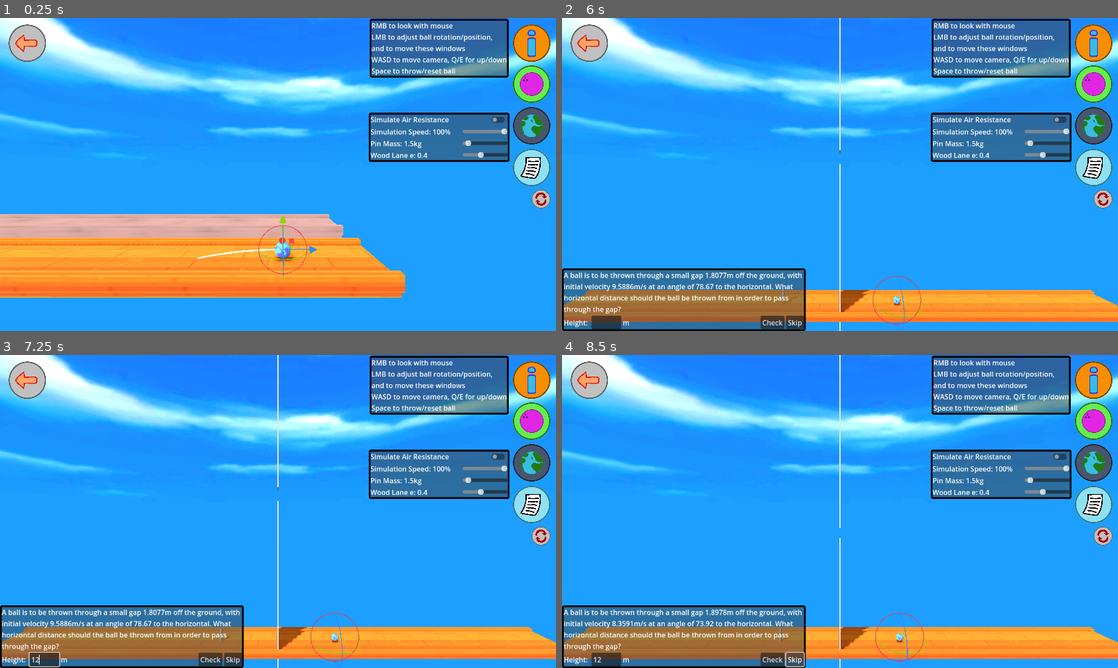
Above: before the commit, frames 1-4 (two rows, left to right).
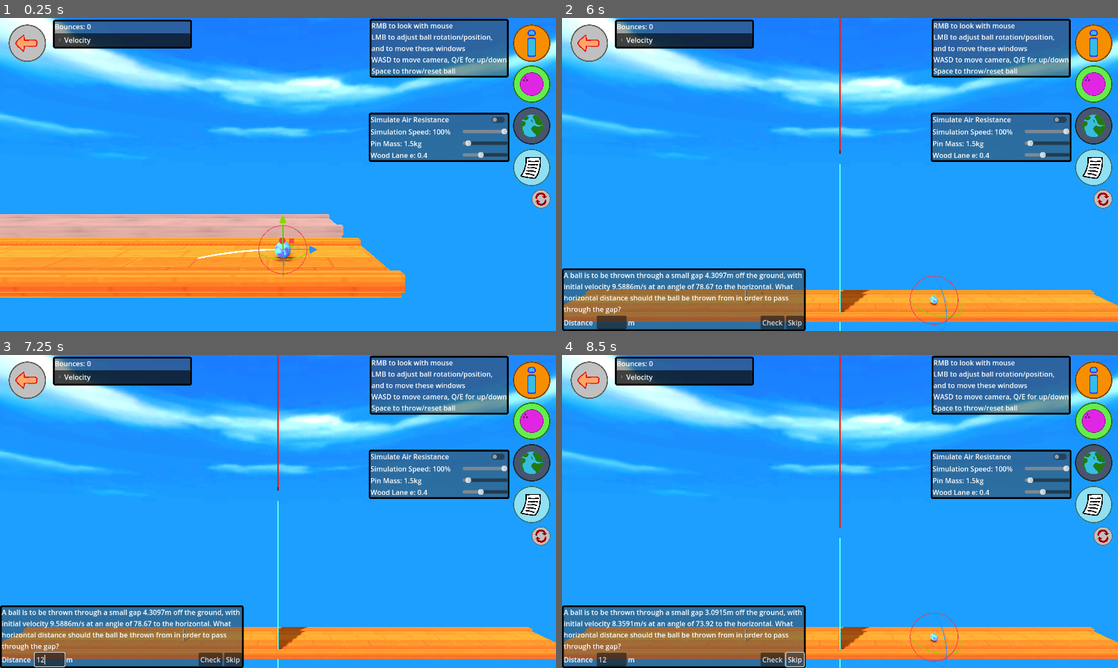
Above: after the commit, the same moments.

Repository: ErythiaSea/CMP400-PhET
Game: Godot game, scene res://Scenes/bowlingEnv.tscn
Same seed, same stepped clock (60 frames per second), same inputs: the game is played once before the commit and once after it.
Inputs (mouse positions are in pixels of both pictures, inside the frame that each line leads up to):
- Up to frame 1 (0.25 s): no input
- Up to frame 2 (6 s): click (1062, 118) at 0.5 s; click (1095, 43) at 1.25 s; click (1095, 83) at 2 s; click (1095, 127) at 2.75 s; click (1095, 168) at 3.5 s; click (589, 43) at 4.25 s; click "Play!" at 5 s; click "Projectile Motion" at 5.75 s
- Up to frame 3 (7.25 s): click (44, 658) at 6.52 s; type "12" at 6.6 s
- Up to frame 4 (8.5 s): click "Check" at 7.25 s; click "Skip" at 8 s

The runs differ from the first frame. In frame 1, 2.3% of the frame differs, in the area x 9-35%, y 0-10%; in frame 2, 3.1%; in frame 3, 3.0%; in frame 4, 3.1%, in the area x 0-72%, y 0-100%.

Commit message:
mostly finish suvat questions :D

Diff:
--- a/Scenes/bowlingEnv.tscn
+++ b/Scenes/bowlingEnv.tscn
@@ -28,7 +28,7 @@
 [ext_resource type="Texture2D" uid="uid://d0u55huwocfos" path="res://GFX/formulae/ehh coeff.png" id="18_y0auy"]
 [ext_resource type="Script" uid="uid://b3qrdh1ct0w5" path="res://Scenes/number_box.gd" id="21_y0auy"]
 [ext_resource type="Texture2D" uid="uid://dh25x1koml73p" path="res://GFX/reset_button.png" id="23_insud"]
-[ext_resource type="Texture2D" uid="uid://dl6ic7b5d82n7" path="res://GFX/question_button.png" id="28_22p0g"]
+[ext_resource type="Texture2D" uid="uid://c78o2owvhp814" path="res://GFX/glass_button.png" id="29_22p0g"]
 
 [sub_resource type="PanoramaSkyMaterial" id="PanoramaSkyMaterial_hymiy"]
 panorama = ExtResource("1_deeac")
@@ -105,13 +105,21 @@
 material = ExtResource("11_4hcwo")
 size = Vector3(17.5, 0.185, 1.1)
 
+[sub_resource type="StandardMaterial3D" id="StandardMaterial3D_a32rq"]
+albedo_color = Color(0.827451, 0, 0, 1)
+
 [sub_resource type="BoxMesh" id="BoxMesh_2qt1l"]
+material = SubResource("StandardMaterial3D_a32rq")
 size = Vector3(1, 10, 0.05)
 
 [sub_resource type="BoxShape3D" id="BoxShape3D_edsgw"]
 size = Vector3(1, 10, 0.05)
 
+[sub_resource type="StandardMaterial3D" id="StandardMaterial3D_2qt1l"]
+albedo_color = Color(0.20392157, 1, 0.6039216, 1)
+
 [sub_resource type="BoxMesh" id="BoxMesh_22p0g"]
+material = SubResource("StandardMaterial3D_2qt1l")
 size = Vector3(1, 5, 0.05)
 
 [sub_resource type="BoxShape3D" id="BoxShape3D_a32rq"]
@@ -295,7 +303,7 @@
 [node name="BowlingPin5" parent="Pins" instance=ExtResource("9_lt5hn")]
 transform = Transform3D(1, 0, 0, 0, 1, 0, 0, 0, 1, 0.225, 0.287, -15.475)
 
-[node name="GUIRoot" type="CanvasLayer" parent="." node_path …(451 unchanged characters)… ", "equation_panel", "question_panel", "question_label", "param1_label", "param1 …(84 unchanged characters)…
+[node name="GUIRoot" type="CanvasLayer" parent="." node_path …(451 unchanged characters)… ", "equation_panel", "question_panel", "spy_panel", "question_label", "param1_label", "param1 …(84 unchanged characters)…
 script = ExtResource("10_w56ka")
 air_resistance_toggle = NodePath("WorldPanel/VBoxContainer/ButtonContainer/AirResistanceButton")
 air_resistance_slider_container = NodePath("WorldPanel/VBoxContainer/ARCSliderContainer")
@@ -320,6 +328,7 @@
 world_panel = NodePath("WorldPanel")
 equation_panel = NodePath("FormulaPanel")
 question_panel = NodePath("QuestionPanel")
+spy_panel = NodePath("SpyPanel")
 question_label = NodePath("QuestionPanel/VBoxContainer/QuestionLabel")
 param1_label = NodePath("QuestionPanel/VBoxContainer/PLChContainer/ParamContainer/Param1Label")
 param1_box = NodePath("QuestionPanel/VBoxContainer/PLChContainer/ParamContainer/Param1Box")
@@ -539,7 +548,6 @@
 
 [node name="ScrollContainer" type="ScrollContainer" parent="GUIRoot/FormulaPanel/MarginContainer"]
 layout_mode = 2
-scroll_vertical = 94
 
 [node name="HBoxContainer" type="VBoxContainer" parent="GUIRoot/FormulaPanel/MarginContainer/ScrollContainer"]
 layout_mode = 2
@@ -675,6 +683,37 @@
 text = "Skip
 "
 
+[node name="SpyPanel" type="PanelContainer" parent="GUIRoot"]
+offset_left = 122.0
+offset_top = 4.0
+offset_right = 442.0
+offset_bottom = 70.0
+size_flags_vertical = 3
+theme_override_styles/panel = ExtResource("14_f10g4")
+script = ExtResource("15_idct1")
+
+[node name="VBoxContainer" type="VBoxContainer" parent="GUIRoot/SpyPanel"]
+layout_mode = 2
+size_flags_vertical = 0
+size_flags_stretch_ratio = 0.78
+
+[node name="BouncesLabel" type="Label" parent="GUIRoot/SpyPanel/VBoxContainer"]
+layout_mode = 2
+text = "Bounces: 0"
+
+[node name="VelocityFoldable" type="FoldableContainer" parent="GUIRoot/SpyPanel/VBoxContainer"]
+layout_mode = 2
+focus_mode = 0
+folded = true
+title = "Velocity"
+
+[node name="VelocityLabel" type="Label" parent="GUIRoot/SpyPanel/VBoxContainer/VelocityFoldable"]
+visible = false
+layout_mode = 2
+text = "X: 0.00
+Y: 0.00
+Z: 0.00"
+
 [node name="InfoButton" type="TextureButton" parent="GUIRoot"]
 anchors_preset = 1
 anchor_left = 1.0
@@ -761,7 +800,7 @@
 ignore_texture_size = true
 stretch_mode = 4
 
-[node name="PlayButton" type="TextureButton" parent="GUIRoot"]
+[node name="SpyButton" type="TextureButton" parent="GUIRoot"]
 visible = false
 offset_left = 20.0
 offset_top = 104.0
@@ -769,7 +808,7 @@
 offset_bottom = 191.0
 tooltip_text = "Back to main menu"
 focus_mode = 0
-texture_normal = ExtResource("28_22p0g")
+texture_normal = ExtResource("29_22p0g")
 ignore_texture_size = true
 stretch_mode = 4
 
@@ -790,4 +829,4 @@
 [connection signal="pressed" from="GUIRoot/EquationButton" to="GUIRoot" method="_on_equation_button_pressed"]
 [connection signal="pressed" from="GUIRoot/ResetWindowsButton" to="GUIRoot" method="_on_reset_windows_button_pressed"]
 [connection signal="pressed" from="GUIRoot/BackButton" to="GUIRoot" method="_on_back_button_pressed"]
-[connection signal="pressed" from="GUIRoot/PlayButton" to="GUIRoot" method="_on_play_button_pressed"]
+[connection signal="pressed" from="GUIRoot/SpyButton" to="GUIRoot" method="_on_play_button_pressed"]
--- a/Scenes/bowling_ball.gd
+++ b/Scenes/bowling_ball.gd
@@ -8,6 +8,8 @@
 
 var fire_impulse_strength: float = 50
 var bounces: int = 0
+var pins_hit: int = 0
+var barrier_hit: bool = false
 var bounce_timer: float = 0
 const BOUNCE_WAIT: float = 0.03
 var time_flying: float = 0
@@ -39,6 +41,8 @@
 	freeze = true
 	bounce_timer = BOUNCE_WAIT
 	bounces = 0
+	pins_hit = 0
+	barrier_hit = false
 
 	# i cannot understand why this is necessary but it is
 	if (GameManager.current_gamemode == GameManager.mode.freeplay):
@@ -79,8 +83,17 @@
 
 
 func _on_body_entered(body: Node) -> void:
-	if (body is StaticBody3D and bounce_timer < 0):
-		bounces += 1
-		print(bounces)
-		bounce_timer = BOUNCE_WAIT
-		print(time_flying)
+	if (body is StaticBody3D):
+		print("body entered")
+		if (body.name.contains("barrier")):
+			barrier_hit = true
+			print("hit barrier!")
+			bounces += 1
+			bounce_timer = BOUNCE_WAIT
+		if (bounce_timer < 0):
+			bounces += 1
+			print(bounces)
+			bounce_timer = BOUNCE_WAIT
+			print(time_flying)
+	elif (body is RigidBody3D):
+		pins_hit += 1
--- a/Scenes/bowling_env.gd
+++ b/Scenes/bowling_env.gd
@@ -82,6 +82,16 @@
 			if _bowling_ball.linear_velocity.y < 0.01 and _bowling_ball.bounces > 0:
 				_bowling_ball.freeze = true
 				_end_checking()
+		if (GameManager.current_gamemode == GameManager.mode.proj_mtn):
+			if _bowling_ball.bounces > 0 or _bowling_ball.pins_hit > 0:
+				if _bowling_ball.position.z < -7.6:
+					GameManager.q_args["barrier_passed"] = 1
+				if _bowling_ball.pins_hit > 0:
+					GameManager.q_args["pins_hit"] = _bowling_ball.pins_hit
+				if _bowling_ball.barrier_hit:
+					GameManager.q_args["barrier_hit"] = 1
+
+				_end_checking()
 
 func reset_scene(full: bool = false) -> void:
 	if (full):
@@ -110,6 +120,7 @@
 	_barrier_root.position.y = barrier_height - 2.5
 	_bowling_ball.position.z = _barrier_root.position.z + dist
 	_bowling_ball.position.y = 0
+	_bowling_ball.position.x = 0
 	_bowling_ball.rotation = Vector3.ZERO
 	_reset_pins()
 	$Pins.get_child(0).position.z = _barrier_root.position.z - dist
@@ -133,8 +144,22 @@
 		"pin_dist": dist*2,
 		"angle": angle,
 		"vel": vel,
-		"air_time": air_time
+		"air_time": air_time,
+		"barrier_passed": 0,
+		"pins_hit": 0,
+		"barrier_hit": 0
 	}
+
+	# scramble params so success is not guaranteed by hitting check
+	match GameManager.current_q_type:
+		GameManager.q_type.suvat_lob_powerangle:
+			_bowling_ball.fire_impulse_strength = randf_range(0, 10)
+			_bowling_ball.rotation_degrees.x = randf_range(10, 80)
+		GameManager.q_type.suvat_needle_maxheight:
+			_barrier_root.position.y = randf_range(1, 5) - 2.5
+		GameManager.q_type.suvat_needle_dist:
+			_bowling_ball.position.z = _barrier_root.position.z + 3
+			$Pins.get_child(0).position.z = _barrier_root.position.z - 3
 
 	_top_barrier.hide()
 	_top_barrier.process_mode = Node.PROCESS_MODE_DISABLED
@@ -221,11 +246,18 @@
 			_ghost_ball.position.y = value
 		GameManager.q_type.e_findcoeff:
 			_lane_wood.physics_material_override.bounce = max(value, 0)
+		GameManager.q_type.suvat_lob_powerangle:
+			_bowling_ball.fire_impulse_strength = value
+		GameManager.q_type.suvat_needle_maxheight:
+			_barrier_root.position.y = value - 2.5
+		GameManager.q_type.suvat_needle_dist:
+			_bowling_ball.position.z = _barrier_root.position.z + value
 
 func _on_param_2_value_changed(value: float) -> void:
-	pass # Replace with function body.
+	_bowling_ball.rotation_degrees.x = value
 
 func _on_check_button_pressed() -> void:
+	if (checking): return
 	_bowling_ball.fire(true)
 	_lock_pin_rot(false)
 	checking = true
--- a/Scenes/gui_root.gd
+++ b/Scenes/gui_root.gd
@@ -25,6 +25,7 @@
 @export var world_panel: PanelContainer
 @export var equation_panel: PanelContainer
 @export var question_panel: PanelContainer
+@export var spy_panel: PanelContainer
 var panel_init_pos: Array[Vector2]
 
 @export var question_label: Label
@@ -56,6 +57,7 @@
 	panel_init_pos.append(world_panel.position)
 	panel_init_pos.append(equation_panel.position)
 	panel_init_pos.append(question_panel.position)
+	panel_init_pos.append(spy_panel)
 
 	if (GameManager.current_gamemode == GameManager.mode.freeplay):
 		question_panel.visible = false
@@ -126,6 +128,7 @@
 	param2_units.hide()
 	var used_args: Array[float]
 	skip_button.text = "Skip"
+	check_button.disabled = false
 	match GameManager.current_q_type:
 		GameManager.q_type.e_initheight:
 			used_args = [args["e"], args["final"]]
@@ -155,12 +158,12 @@
 			param1_label.text = "Time: "
 			param2_label.text = "s"
 		GameManager.q_type.suvat_needle_dist:
+			used_args = [args["wall_height"], args["vel"], args["angle"]]
+			param1_label.text = "Distance "
+			param2_label.text = "m"
+		GameManager.q_type.suvat_needle_maxheight:
 			used_args = [args["wall_dist"], args["vel"], args["angle"]]
 			param1_label.text = "Height: "
-			param2_label.text = "m"
-		GameManager.q_type.suvat_needle_maxheight:
-			used_args = [args["wall_height"], args["vel"], args["angle"]]
-			param1_label.text = "Distance: "
 			param2_label.text = "m"
 		GameManager.q_type.col_ballmass, GameManager.q_type.col_pinmass:
 			param1_label.text = "Mass: "
@@ -173,13 +176,13 @@
 func _on_play_button_pressed() -> void:
 	question_panel.visible = !question_panel.visible
 
-func _within_tolerance(input: float, answer: float) -> bool:
-	if (abs(input - answer) < 0.01): return true
+func _within_tolerance(input: float, answer: float, tolerance: float = 0.01) -> bool:
+	if (abs(input - answer) < tolerance): return true
 	return false
 
 func _on_check_done() -> void:
 	var correct: bool = false
-	var arg: float
+	var arg: float = -1
 	match GameManager.current_q_type:
 		GameManager.q_type.e_initheight:
 			arg = GameManager.q_args["init"]
@@ -187,13 +190,44 @@
 			arg = GameManager.q_args["final"]
 		GameManager.q_type.e_findcoeff:
 			arg = GameManager.q_args["e"]
-
-	if _within_tolerance(param1_box.text as float, arg):
+		GameManager.q_type.suvat_lob_powerangle:
+			print (GameManager.q_args["pins_hit"])
+			if GameManager.q_args["pins_hit"] >= 0 && GameManager.q_args["barrier_hit"] < 1:
+				correct = true
+		GameManager.q_type.suvat_lob_angle_time:
+			arg = GameManager.q_args["air_time"]
+		GameManager.q_type.suvat_lob_dist_time:
+			arg = GameManager.q_args["air_time"]
+		GameManager.q_type.suvat_needle_maxheight:
+			arg = GameManager.q_args["wall_height"]
+			print("bp: ", GameManager.q_args["barrier_passed"], " true: ", GameManager.q_args["barrier_passed"] > 0)
+			if GameManager.q_args["barrier_passed"] > 0:
+				correct = true
+		GameManager.q_type.suvat_needle_dist:
+			arg = GameManager.q_args["wall_dist"]
+			if GameManager.q_args["barrier_passed"] > 0:
+				correct = true
+		GameManager.q_type.col_ballmass:
+			arg = GameManager.q_args["ball_mass"]
+		GameManager.q_type.col_pinmass:
+			arg = GameManager.q_args["pin_mass"]
+		GameManager.q_type.col_init_ballspeed:
+			arg = GameManager.q_args["ball_u"]
+		GameManager.q_type.col_final_ballspeed:
+			arg = GameManager.q_args["ball_v"]
+		GameManager.q_type.col_final_pinspeed:
+			arg = GameManager.q_args["pin_v"]
+
+	if _within_tolerance(param1_box.text as float, arg) and arg >= 0:
 		correct = true
 
 	if correct:
 		question_label.text = "Correct! Well done!"
 		ghost_ball.hide()
 	else:
-		question_label.text = "Not quite, the answer was %.2f" % arg
+		if (arg == -1):
+			question_label.text = "Not quite!"
+		else:
+			question_label.text = "Not quite, the answer was %.2f" % arg
 	skip_button.text = "Continue"
+	check_button.disabled = true
Binary file added: GFX/glass_button.png
Not shown, added: GFX/glass_button.png.import
Not shown: 1 places in Scenes/bowlingEnv.tscn that only renumber resources
